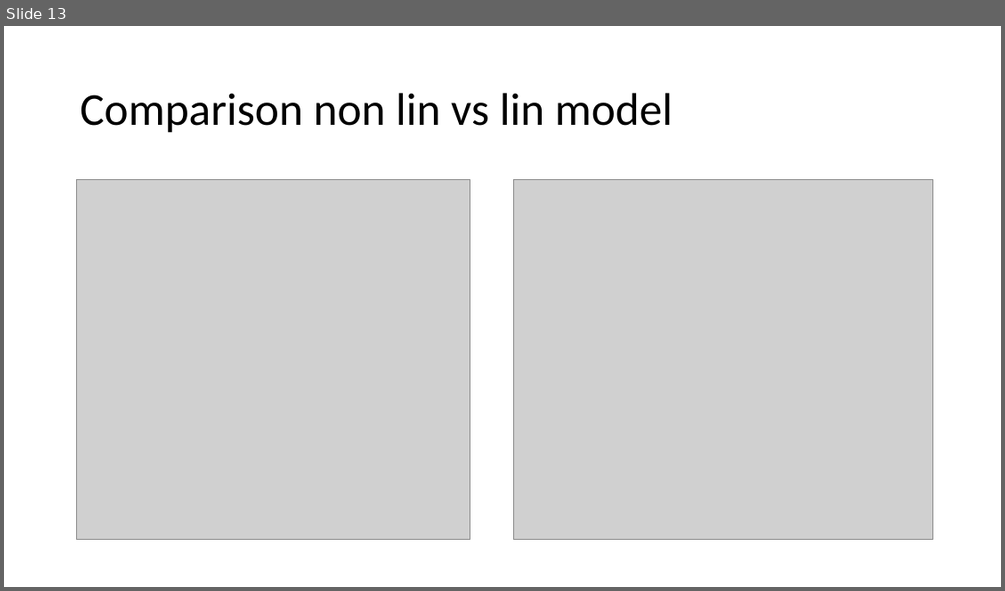
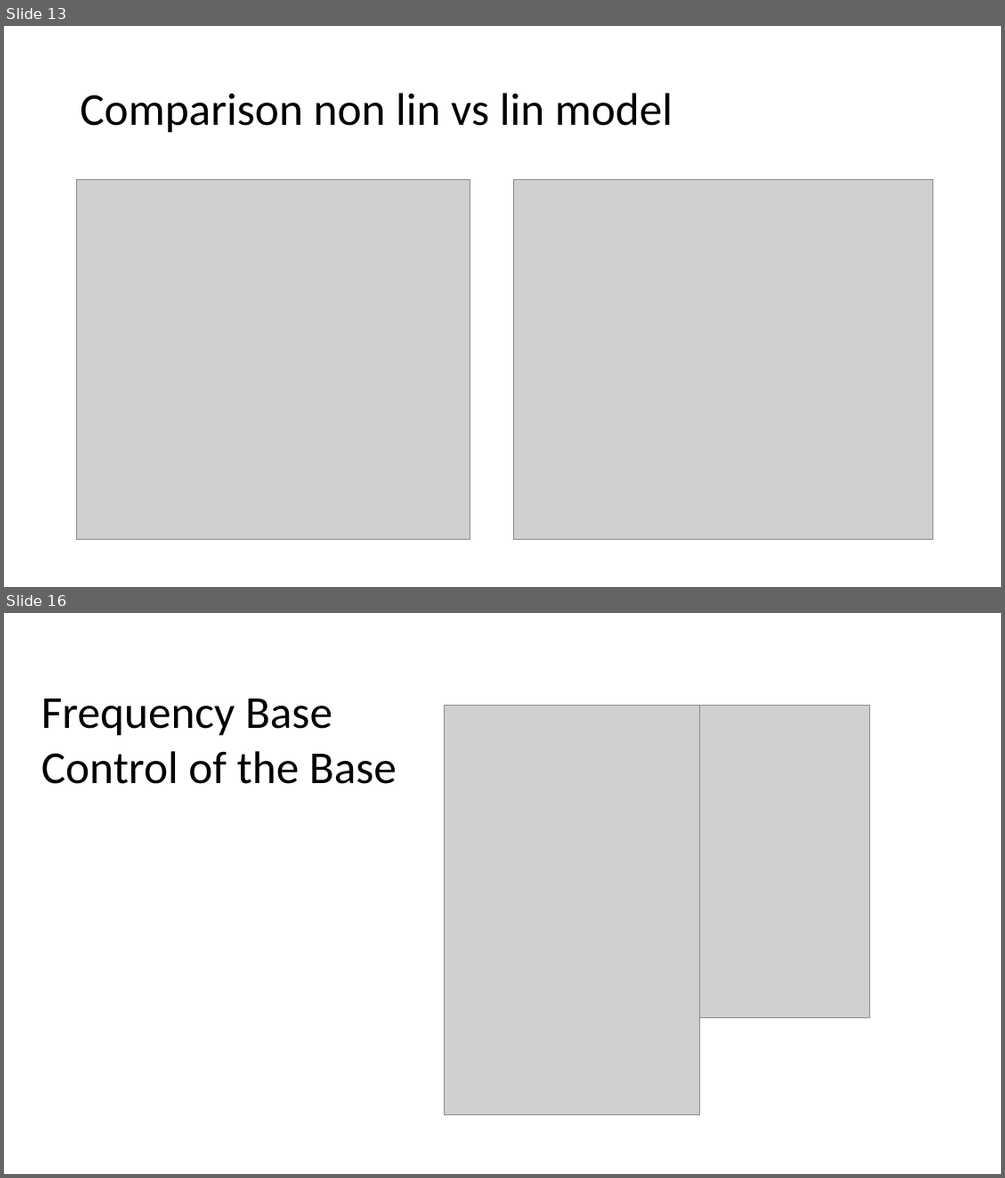
Before and after one commit to AleFire99/The-Loopers, a slide deck: Presentation_midterm.pptx. Shown one above the other, each under a label of ours: slide 13 before the commit, slides 13 and 16 after it; the slides between them are not shown. The pictures are 1005x591 and 1005x1178 pixels, drawn with LibreOffice and Linux fonts; fonts in the diff are those of the drawing; grey boxes stand for pictures. Boxes give left, top, right and bottom in pixels: in the first picture for what was removed or moved away, otherwise in the second. Text is boxed around its words. In the diff, an @@ line names an element or a change of style, - is before the commit and + after.

Commit message:
Updates of the presentation

```diff
--- a/Presentation_midterm.pptx
+++ b/Presentation_midterm.pptx
@@ slide 16 added at bbox=[4, 613, 1001, 1174], background #FFFFFF @@
@@ text added at bbox=[41, 698, 396, 784], 44 pt, text #000000 @@
+Frequency Base Control of the Base
@@ picture added at bbox=[444, 705, 699, 1115] @@
@@ picture added at bbox=[700, 705, 870, 1018] @@
```
Also in this commit, not shown: 2 other slides added, 2 other files.
